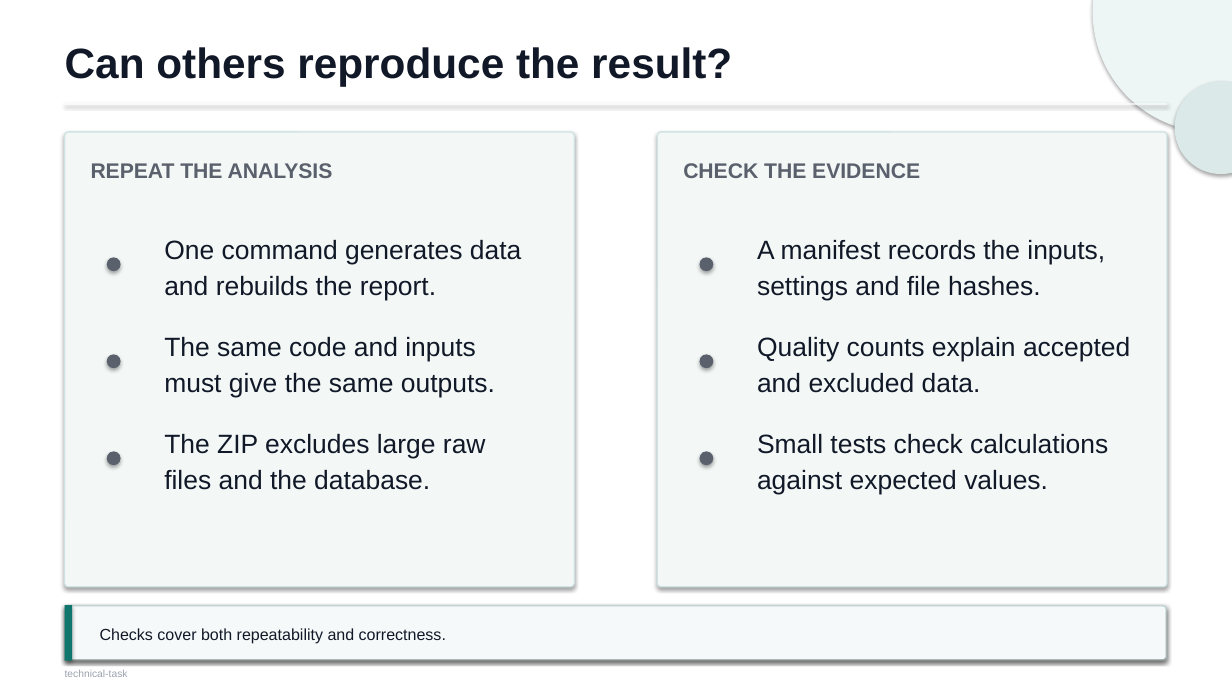
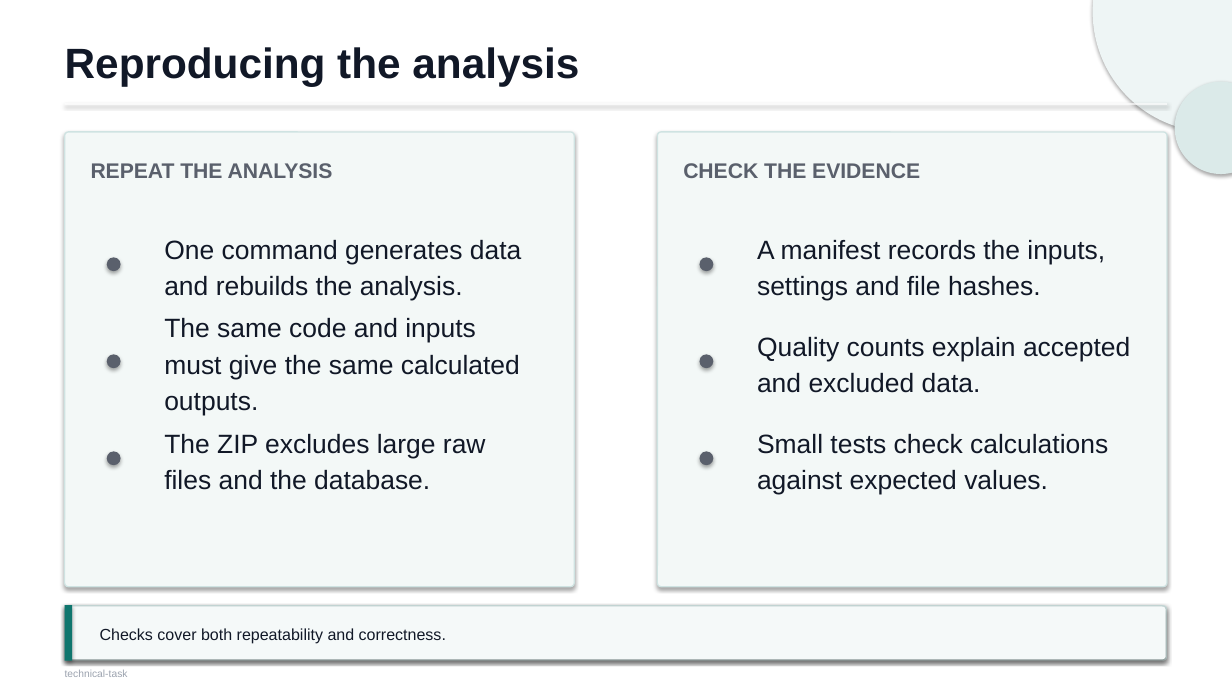
Before and after one commit to Jasonada13/ai-solutions-intern-task, a slide deck: slide 5 of docs/technical-task.pptx. Drawn at 1232x693 pixels with LibreOffice and Linux fonts; fonts in the diff are those of the drawing. Boxes give left, top, right and bottom in pixels: in the first picture for what was removed or moved away, otherwise in the second. Text is boxed around its words. In the diff, an @@ line names an element or a change of style, - is before the commit and + after.

Commit message:
Allow business reports in the candidate's chosen format

```diff
--- a/docs/technical-task.pptx
+++ b/docs/technical-task.pptx
@@ text at (65, 47, 579, 86): text changed @@
-Can others reproduce the result?
+Reproducing the analysis
@@ text at (164, 240, 521, 301): text changed @@
-One command generates data and rebuilds the report.
+One command generates data and rebuilds the analysis.
@@ text at (164, 318, 520, 416): text changed @@
-The same code and inputs must give the same outputs.
+The same code and inputs must give the same calculated outputs.
```
Also in this commit, not shown: 2 other slides changed, 5 other files.
